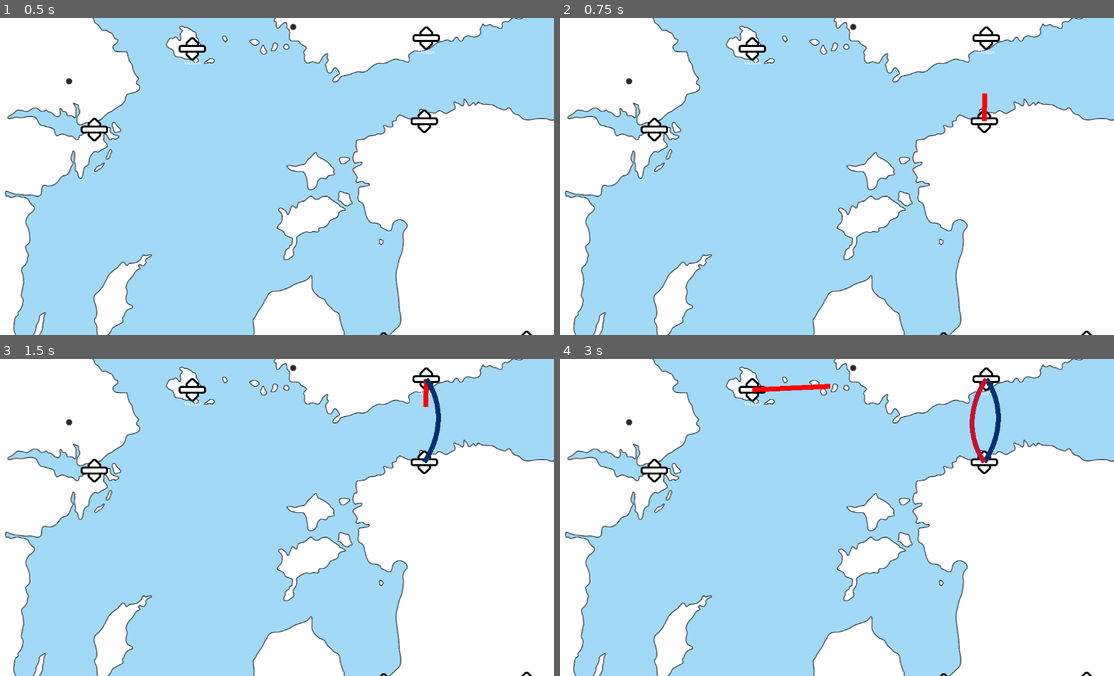
Above: before the commit, frames 1-4 (two rows, left to right).
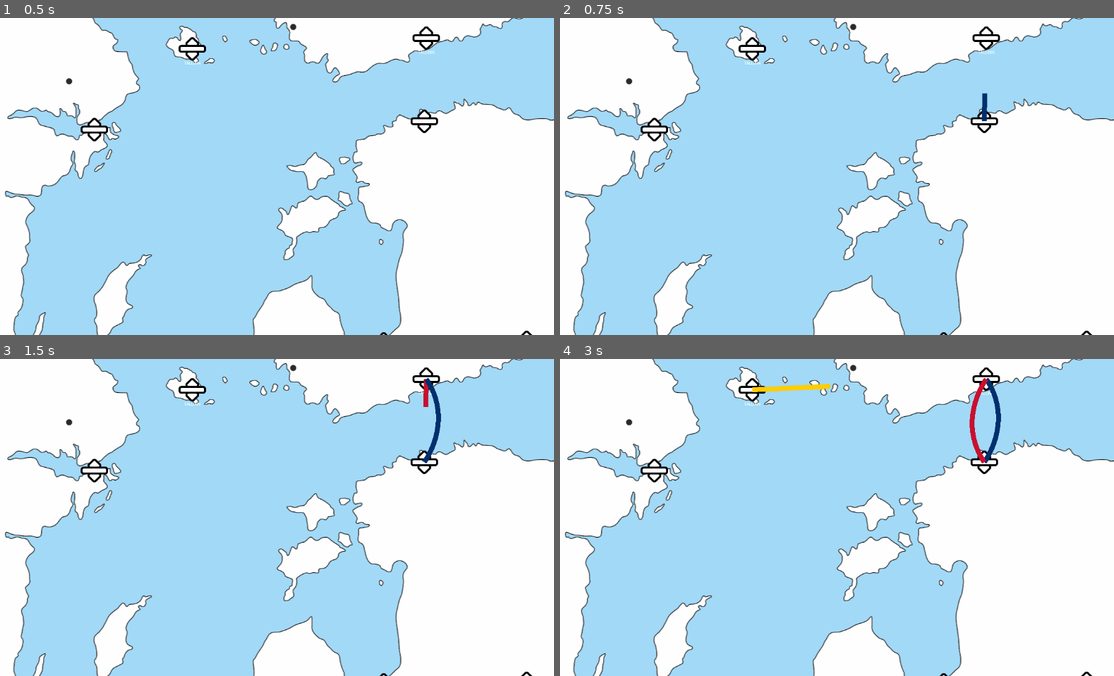
Above: after the commit, the same moments.

Repository: Levartar/mini-ferries
Game: Godot game, scene res://src/levels/test_level.tscn
Same seed, same stepped clock (60 frames per second), same inputs: the game is played once before the commit and once after it. This scene is started directly instead of the project's main scene.
Inputs (mouse positions are in pixels of both pictures, inside the frame that each line leads up to):
- Up to frame 1 (0.5 s): no input
- Up to frame 2 (0.75 s): tap Enter at 0.5 s; drag from (986, 122) to (986, 37) at 0.52 s
- Up to frame 3 (1.5 s): tap Space at 1.25 s; drag from (426, 378) to (426, 463) at 1.27 s
- Up to frame 4 (3 s): tap Enter at 2 s; move the mouse to (654, 469) at 2.02 s; click (654, 469) at 2.17 s; tap Space at 2.75 s; drag from (753, 390) to (986, 378) at 2.77 s

Frame 1 is identical in both runs. In frame 2, less than 0.1% of the frame differs, in the area x 76-78%, y 23-33%; in frame 3, less than 0.1%; in frame 4, 0.2%, in the area x 34-49%, y 7-11%.

Commit message:
fix temp line being red

Diff:
--- a/src/scripts/line-manager/line_manager.gd
+++ b/src/scripts/line-manager/line_manager.gd
@@ -58,7 +58,7 @@
 		else:
 			# Fallback: draw straight red line if no water path exists
 			temp_line.points = [last_port_pos, mouse_pos]
-			temp_line.default_color = Color.RED
+			temp_line.default_color = active_line.line_color
 
 func _input(event):
 	if event is InputEventMouseButton and event.button_index == MOUSE_BUTTON_LEFT:
